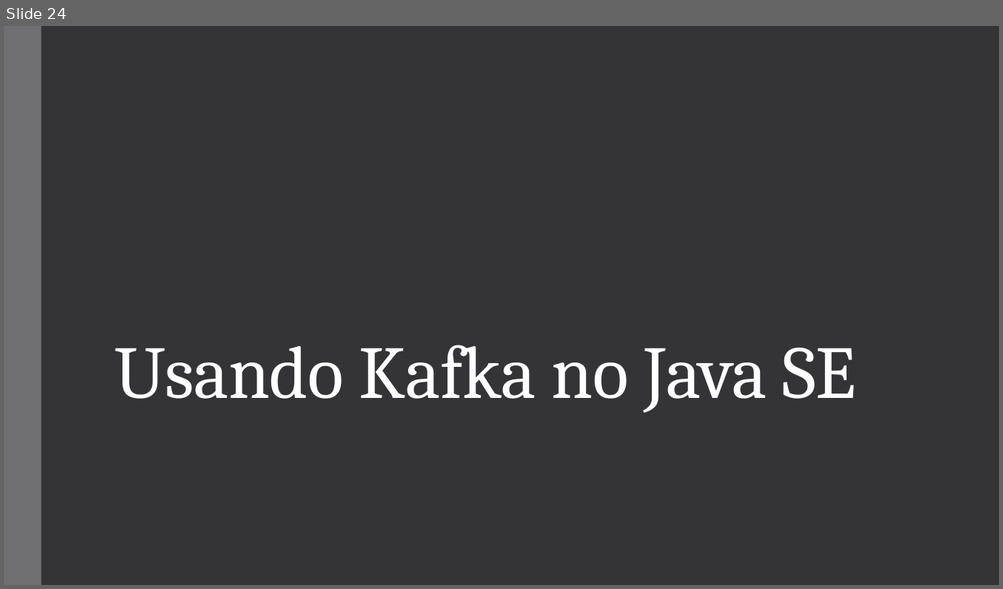
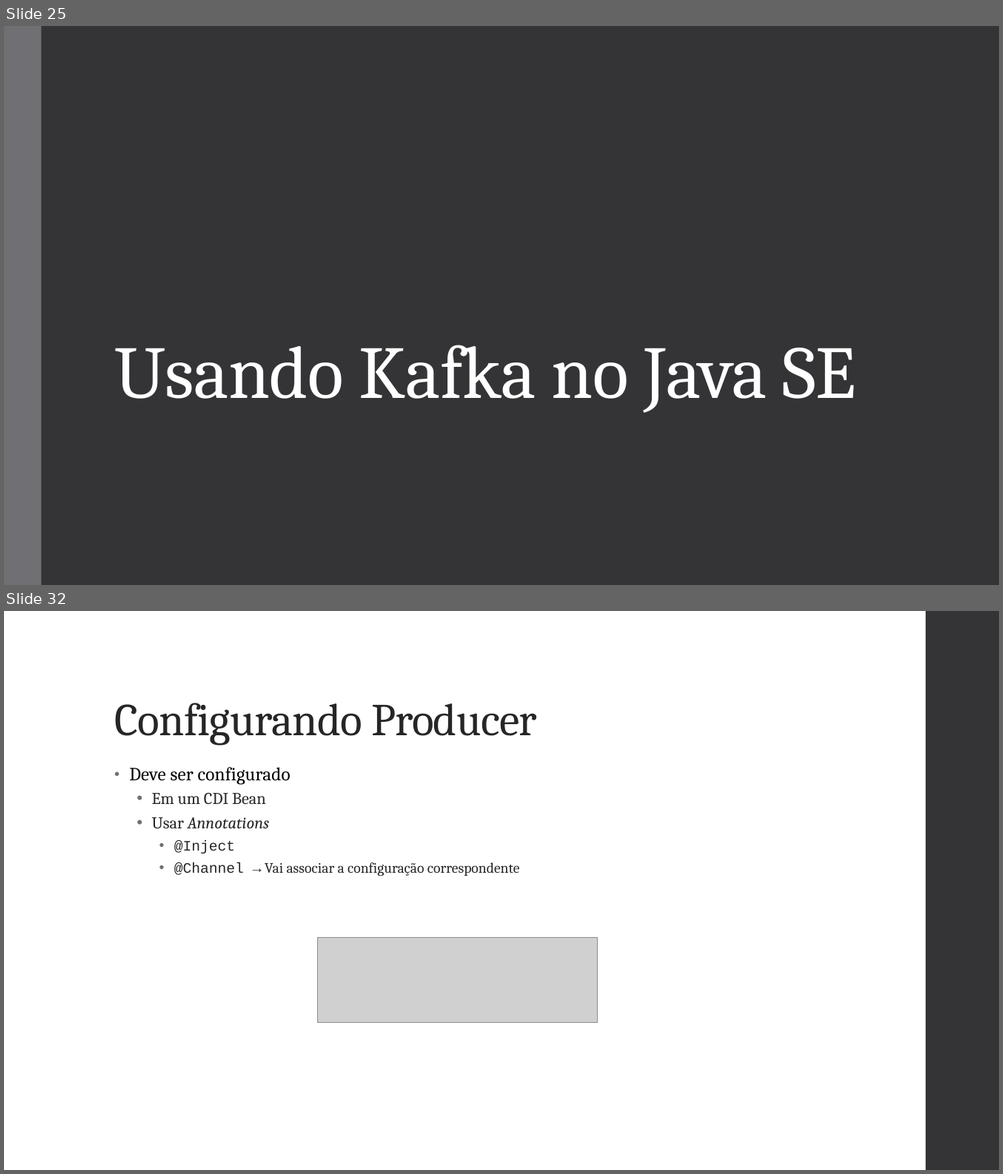
Before and after one commit to vepo/kafka-intro, a slide deck: Kafka.pptx. Shown one above the other, each under a label of ours: slide 24 before the commit, slides 25 and 32 after it; the slides between them are not shown. The pictures are 1003x589 and 1003x1174 pixels, drawn with LibreOffice and Linux fonts; fonts in the diff are those of the drawing; grey boxes stand for pictures. Boxes give left, top, right and bottom in pixels: in the first picture for what was removed or moved away, otherwise in the second. Text is boxed around its words. In the diff, an @@ line names an element or a change of style, - is before the commit and + after.

```diff
--- a/Kafka.pptx
+++ b/Kafka.pptx
@@ slide 32 added at <box>4,611,999,1170</box>, background #FFFFFF @@
@@ rectangle added at <box>925,611,999,1170</box>, fill #353537 @@
@@ title added at <box>114,703,537,745</box>, 44 pt, text #262626 @@
+Configurando Producer
@@ text added at <box>129,767,520,877</box>, 14 pt, text #262626 @@
+• Deve ser configurado
+  • Em um CDI Bean
+  • Usar Annotations
+    • @Inject
+    • @Channel → Vai associar a configuração correspondente
@@ picture added at <box>318,938,598,1024</box> @@
@@ what was slide 24 is now slide 25 @@
```
Also in this commit, not shown: 3 slides changed, 9 other slides added, 1 slide removed, 5 other files.
